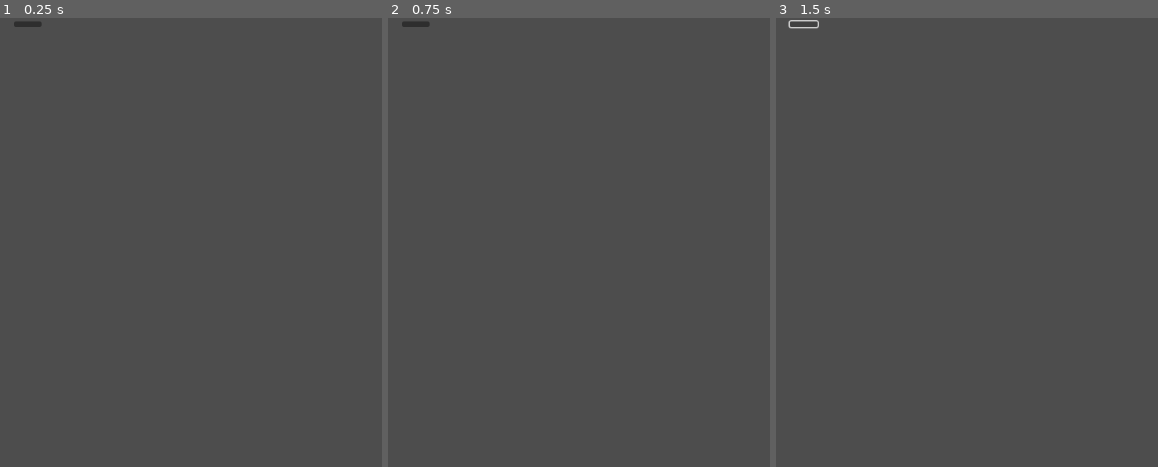
Above: before the commit, frames 1-3 (left to right).
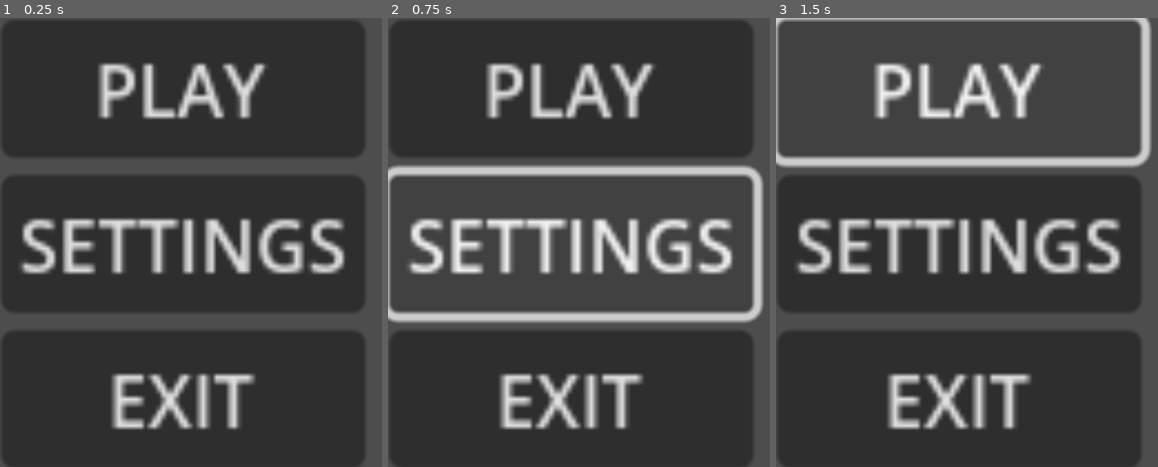
Above: after the commit, the same moments.

Repository: Temia116/Milkle_gamefart
Game: Godot game, scene res://title.tscn
Two runs of this game, one before a commit and one after it. Both use one fixed random seed, a clock stepped at 60 frames per second and the inputs below. Before the commit the project has no main scene; this scene is started directly in both runs.
Inputs (mouse positions are in pixels of both pictures, inside the frame that each line leads up to; where the layout moved, square brackets give the same spot in the first picture):
- Up to frame 1 (0.25 s): no input
- Up to frame 2 (0.75 s): click (571, 242) at 0.5 s, where only the run after the commit has a clickable "SETTINGS"
- Up to frame 3 (1.5 s): click (959, 89) [802, 22] at 1.25 s

The runs differ from the first frame. In frame 1, 80% of the frame differs, in the area x 0-96%, y 0-100%; in frame 2, 66%; in frame 3, 61%.

Commit message:
making something devious

Diff:
--- a/project.godot
+++ b/project.godot
@@ -11,5 +11,6 @@
 [application]
 
 config/name="milk ball s"
+run/main_scene="uid://cmrxvmhi6bkvg"
 config/features=PackedStringArray("4.4", "Forward Plus")
 config/icon="res://icon.svg"
--- /dev/null
+++ b/title.gd
@@ -0,0 +1 @@
+extends Control
--- a/title.tscn
+++ b/title.tscn
@@ -1,4 +1,6 @@
-[gd_scene format=3 uid="uid://cmrxvmhi6bkvg"]
+[gd_scene load_steps=2 format=3 uid="uid://cmrxvmhi6bkvg"]
+
+[ext_resource type="Script" uid="uid://b6xeaxipt2hxm" path="res://title.gd" id="1_y7k74"]
 
 [node name="Title" type="Control"]
 layout_mode = 3
@@ -7,16 +9,29 @@
 anchor_bottom = 1.0
 grow_horizontal = 2
 grow_vertical = 2
+script = ExtResource("1_y7k74")
 
 [node name="MarginContainer" type="MarginContainer" parent="."]
 layout_mode = 0
-offset_left = 20.3294
-offset_top = 4.9252
-offset_right = 60.3294
-offset_bottom = 44.9252
+offset_left = 2.0
+offset_top = 3.0
+offset_right = 84.0
+offset_bottom = 104.0
+scale = Vector2(6.4, 6.4)
 
 [node name="VBoxContainer" type="VBoxContainer" parent="MarginContainer"]
 layout_mode = 2
 
 [node name="PLAY" type="Button" parent="MarginContainer/VBoxContainer"]
 layout_mode = 2
+text = "PLAY
+"
+
+[node name="SETTINGS" type="Button" parent="MarginContainer/VBoxContainer"]
+layout_mode = 2
+text = "SETTINGS"
+
+[node name="EXIT" type="Button" parent="MarginContainer/VBoxContainer"]
+layout_mode = 2
+text = "EXIT
+"
Not shown, added: title.gd.uid
